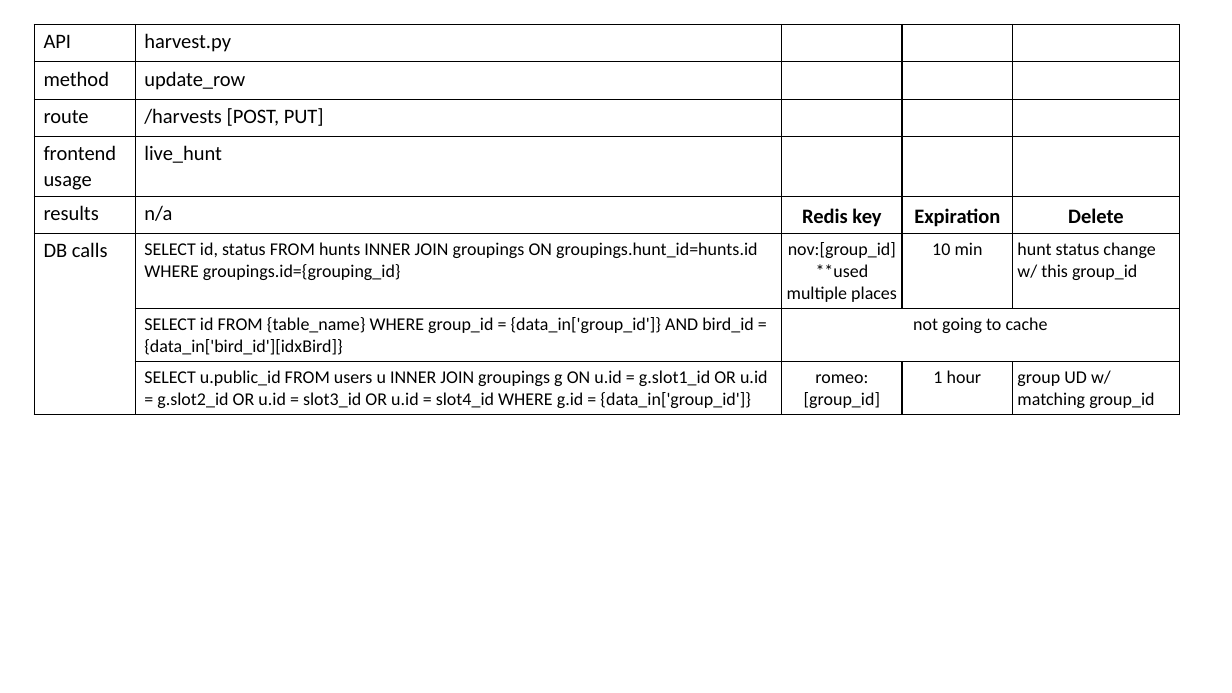
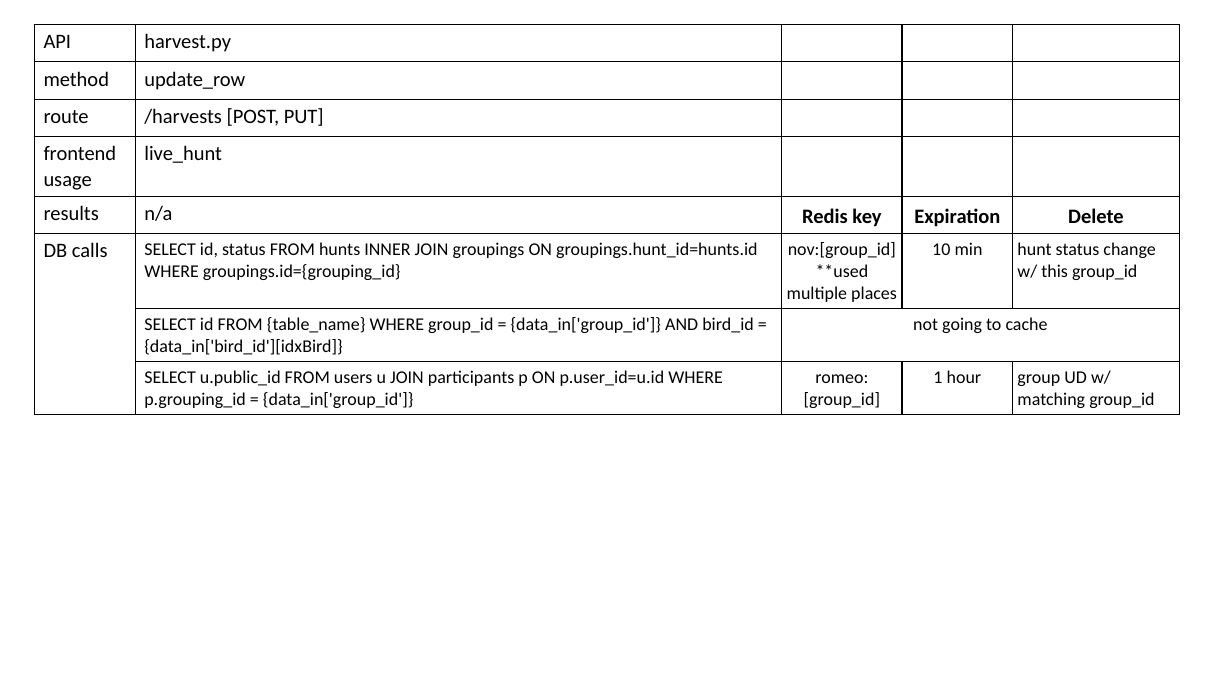
Before and after one commit to tc334/duck-club-app, a slide deck: slide 7 of docs/Redis.pptx. Drawn at 1232x693 pixels with LibreOffice and Linux fonts; fonts in the diff are those of the drawing. Boxes give left, top, right and bottom in pixels: in the first picture for what was removed or moved away, otherwise in the second. Text is boxed around its words. In the diff, an @@ line names an element or a change of style, - is before the commit and + after.

```diff
--- a/docs/Redis.pptx
+++ b/docs/Redis.pptx
@@ table at (34,24,1179,412) @@
-row 8, column 2: SELECT u.public_id FROM users u INNER JOIN groupings g ON u.id = g.slot1_id OR u.id = g.slot2_id OR u.id = slot3_id OR u.id = slot4_id WHERE g.id = {data_in['group_id']}
+row 8, column 2: SELECT u.public_id FROM users u JOIN participants p ON p.user_id=u.id WHERE p.grouping_id = {data_in['group_id']}
```
Also in this commit, not shown: 5 other slides changed, 1 slide added, 38 other files.
